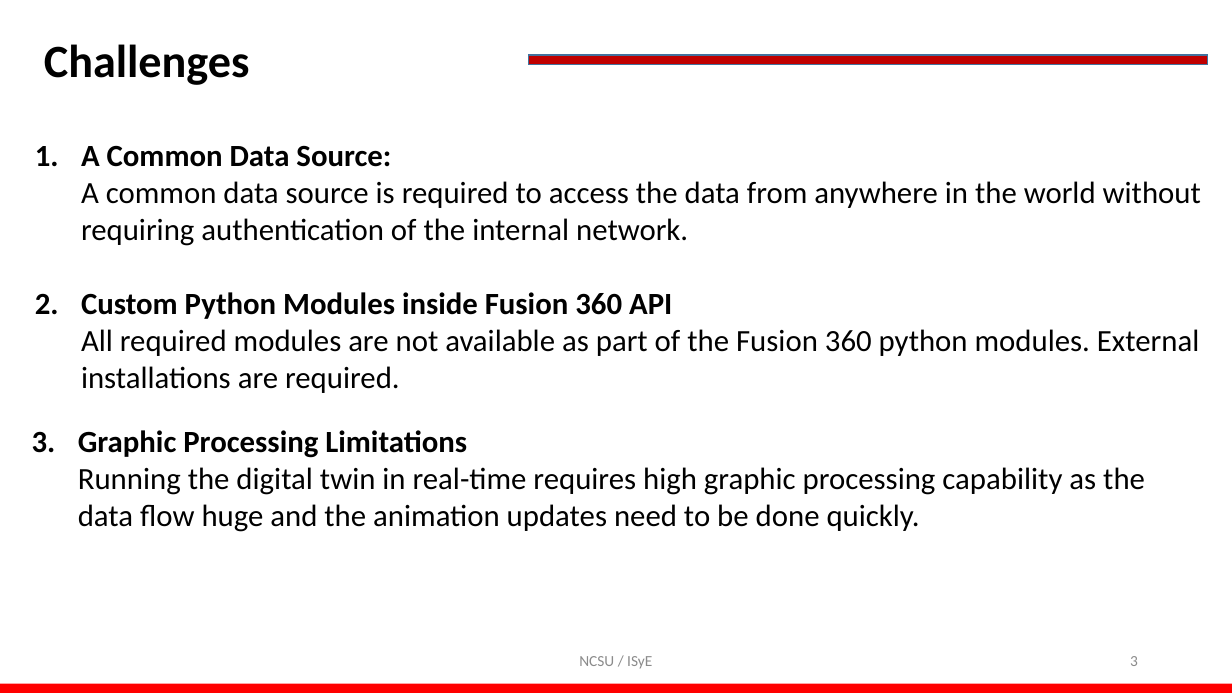
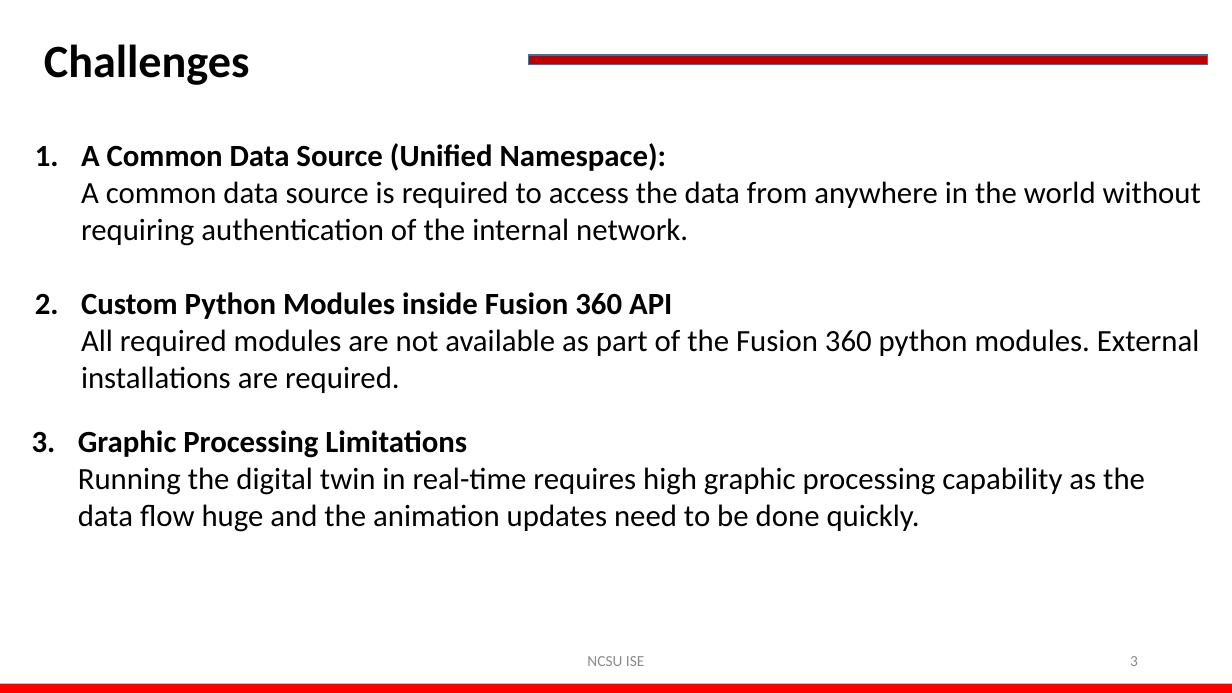
Before and after one commit to pkoprov/VF-2_Digital_Twin, a slide deck: slide 3 of Final Presentation-ISE 555 Project.pptx. Drawn at 1232x693 pixels with LibreOffice and Linux fonts; fonts in the diff are those of the drawing; background and template pictures are left out. Boxes give left, top, right and bottom in pixels: in the first picture for what was removed or moved away, otherwise in the second. Text is boxed around its words. In the diff, an @@ line names an element or a change of style, - is before the commit and + after.

Commit message:
Small changes

```diff
--- a/Final Presentation-ISE 555 Project.pptx
+++ b/Final Presentation-ISE 555 Project.pptx
@@ text at (81, 143, 666, 171): text changed @@
-1. A Common Data Source:
+1. A Common Data Source (Unified Namespace):
@@ text at (587, 656, 644, 666): text changed @@
-NCSU / ISyE
+NCSU ISE
```
Also in this commit, not shown: 8 other slides changed.
